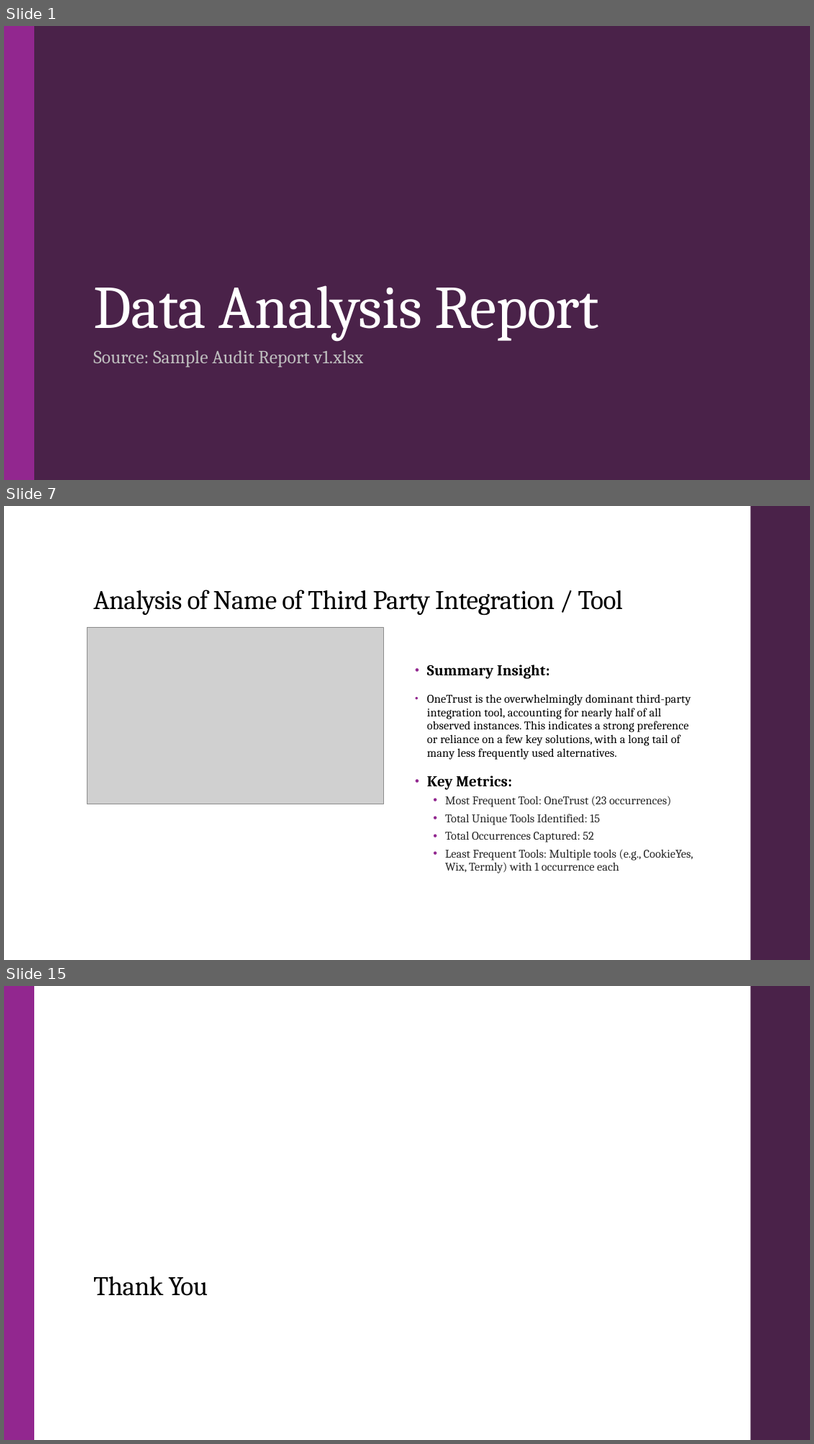
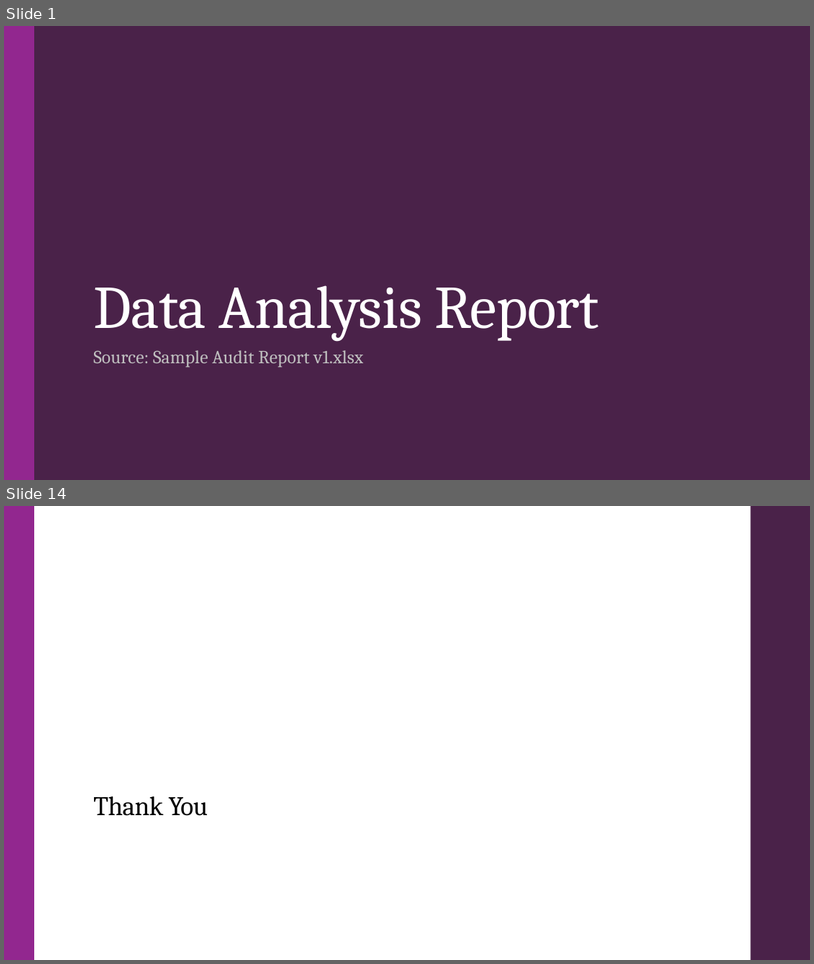
Before and after one commit to droy117/GT_Assignment_PPT_Ex, a slide deck: Debak/Data_Analysis_Report_Report.pptx. Shown one above the other, each under a label of ours: slides 1, 7 and 15 before the commit, slides 1 and 14 after it; the slides between them are not shown. The pictures are 814x1444 and 814x964 pixels, drawn with LibreOffice and Linux fonts; fonts in the diff are those of the drawing; grey boxes stand for pictures. Boxes give left, top, right and bottom in pixels: in the first picture for what was removed or moved away, otherwise in the second. Text is boxed around its words. In the diff, an @@ line names an element or a change of style, - is before the commit and + after.

Commit message:
update ppt and text placement

```diff
--- a/Debak/Data_Analysis_Report_Report.pptx
+++ b/Debak/Data_Analysis_Report_Report.pptx
@@ slide 7 removed at (x1=4, y1=506, x2=810, y2=960), background #FFFFFF; not listed: 1 template element that a slide beside it also shows @@
@@ title removed at (x1=93, y1=590, x2=623, y2=615) @@
-Analysis of Name of Third Party Integration / Tool
@@ picture removed at (x1=88, y1=627, x2=384, y2=803) @@
@@ text removed at (x1=427, y1=664, x2=694, y2=873) @@
-• Summary Insight:
-• OneTrust is the overwhelmingly dominant third-party integration tool, accounting for nearly half of all observed instances. This indicates a strong preference or reliance on a few key solutions, with a long tail of many less frequently used alternatives.
-• Key Metrics:
-  • Most Frequent Tool: OneTrust (23 occurrences)
-  • Total Unique Tools Identified: 15
-  • Total Occurrences Captured: 52
-  • Least Frequent Tools: Multiple tools (e.g., CookieYes, Wix, Termly) with 1 occurrence each
@@ what was slide 15 is now slide 14 @@
```
Also in this commit, not shown: 1 slide changed, 11 slides added, 11 other slides removed, 7 other files.
